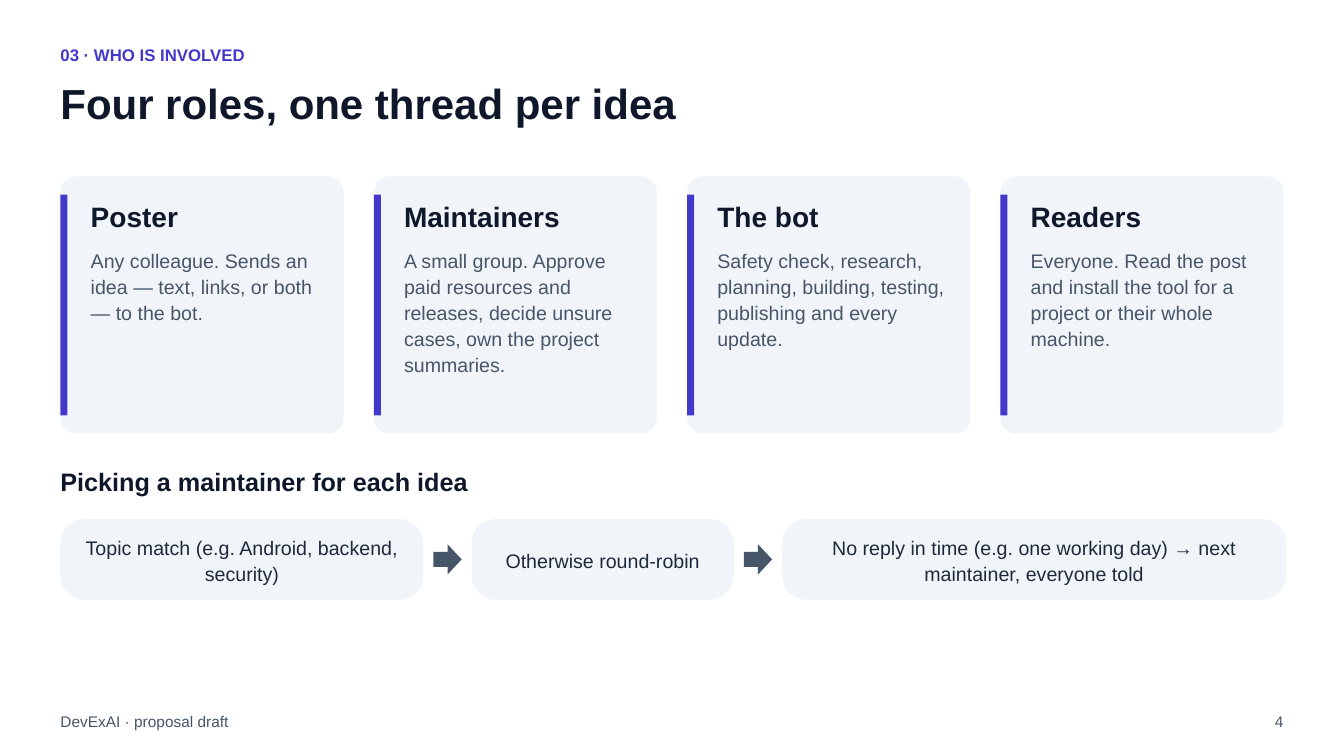
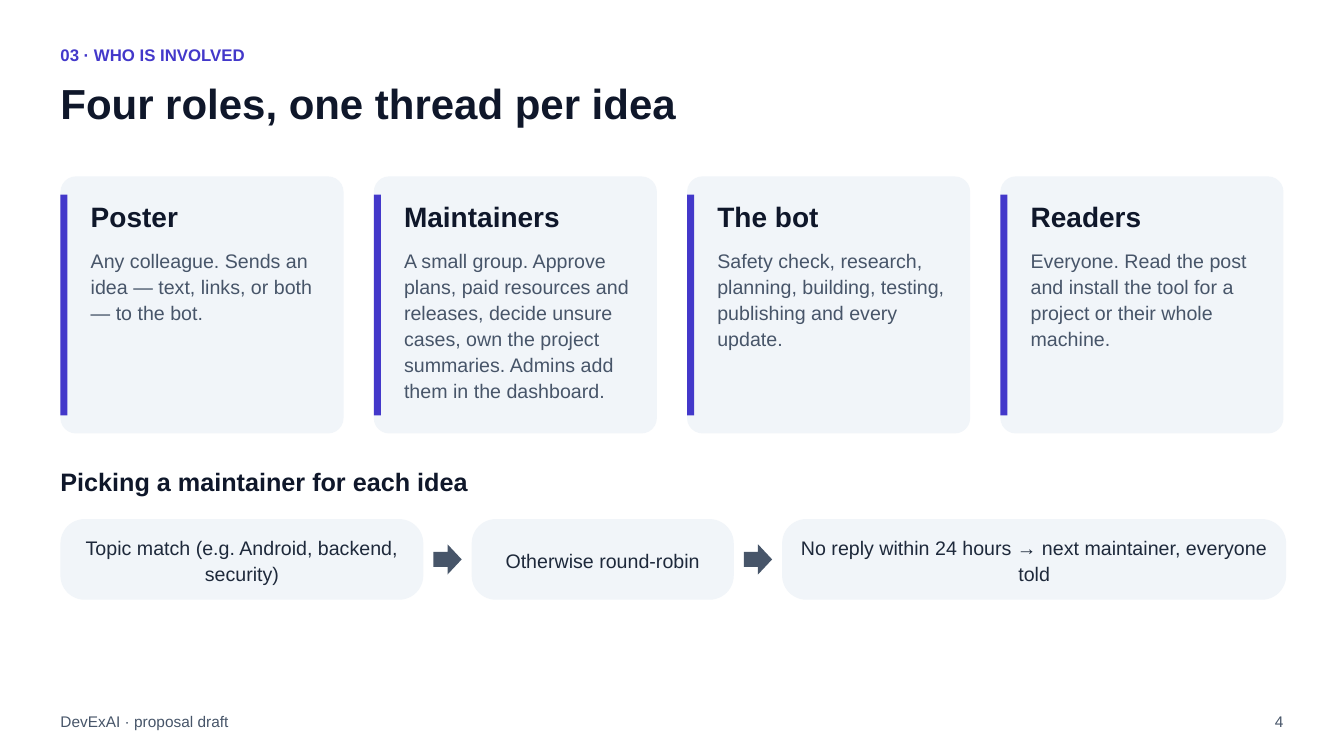
Before and after one commit to raghavsatyadev/DevExAI, a slide deck: slide 4 of DevExAI.pptx. Drawn at 1344x756 pixels with LibreOffice and Linux fonts; fonts in the diff are those of the drawing. Boxes give left, top, right and bottom in pixels: in the first picture for what was removed or moved away, otherwise in the second. Text is boxed around its words. In the diff, an @@ line names an element or a change of style, - is before the commit and + after.

```diff
--- a/DevExAI.pptx
+++ b/DevExAI.pptx
@@ text at bbox=[404, 254, 629, 398]: text changed @@
-A small group. Approve paid resources and releases, decide unsure cases, own the project summaries.
+A small group. Approve plans, paid resources and releases, decide unsure cases, own the project summaries. Admins add them in the dashboard.
@@ text at bbox=[801, 540, 1267, 581]: text changed @@
-No reply in time (e.g. one working day) → next maintainer, everyone told
+No reply within 24 hours → next maintainer, everyone told
```
Also in this commit, not shown: 13 other slides changed, 3 other files.
